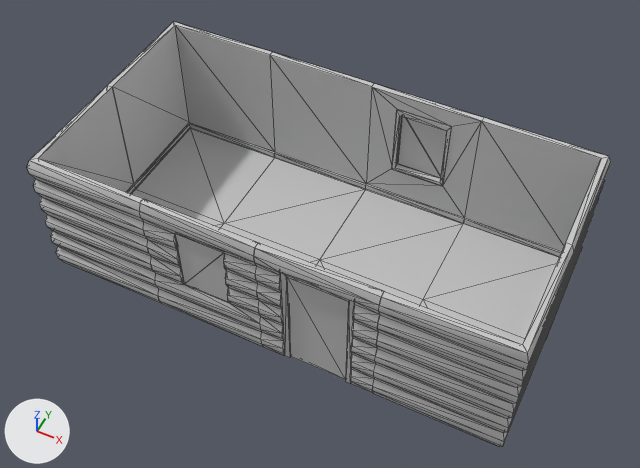
The FBX model 3D-DATA-ZombieBeaverSpil/Assets/3DModels/HouseSetup01.FBX: old version first, new version second.
Both versions are drawn from a 50 mm camera at (6.4, -14.58, 12.23) aimed at (1.85, -5.49, 0.86). The lights are fixed; the arrows at lower left show +X, +Y and +Z. Mesh edges are drawn as thin lines. Where no turn or scale is listed for an object, it has been applied to the vertices. Vertices at the same position are counted once.
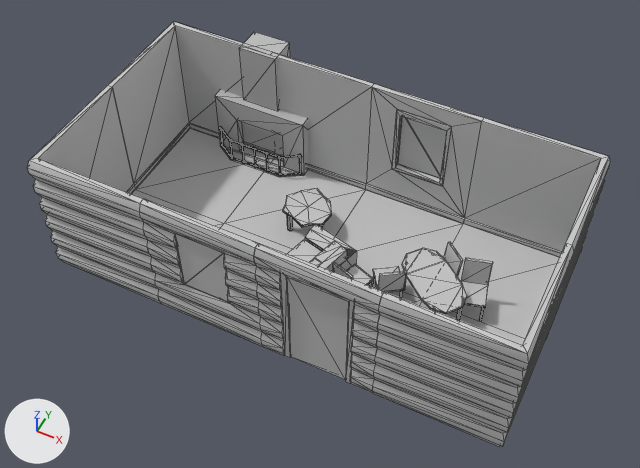
The newer file is also turned or shifted as a whole; pictures and numbers use the older file's frame.

Pixel boxes (x1, y1, x2, y2) of what changed, in the pictures (640 x 468 px):
'Box001', reshaped
    before: (27, 22, 611, 446)
    after: (27, 22, 611, 447)
part 1 of me_mesh, added
    after: (239, 32, 290, 111)
part 2 of me_mesh, built on
    before: (157, 279, 281, 332)
    after: (155, 90, 493, 339)

The edits, one by one:
Material 'Material #2' (mat_material__2) is new.
Its base color is (0.502, 0.502, 0.502) (grey #bcbcbc).
Its roughness is 0.859.
Material 'Material #3' (mat_material__3) is new.
Its base color is (0.03, 0.03, 0.03) (black #303030).
Its roughness is 0.6.
me_mesh is used by ob_box001; location (1.78, -5.36, 0.0).
me_mesh had 612 vertices, 782 faces and spanned x -4.15..4.15, y -2.15..2.15, z 0.0..2.5.
me_mesh now has 1334 vertices, 1962 faces and spans x -4.15..4.15, y -2.15..2.76, z -0.02..2.5.
me_mesh part 1: a new loose piece, a box spanning x -2.59..-1.86, y 1.94..2.49, z 1.3..2.5, in mat_material__2 (grey #bcbcbc).
me_mesh part 2: 5 vertices moved from x -2.0..2.0, y -2.15..2.15, z 0.42..1.81 to x -2.0..2.0, y -2.15..2.15, z 0.41..1.8; 5 vertices removed from x -2.0..2.0, y -2.15..2.15, z 0.42..1.81; 719 vertices added at x -3.15..3.08, y -2.15..2.76, z -0.02..1.8.
me_mesh now uses material mat_material__2 (grey #bcbcbc).
me_mesh now uses material mat_material__3 (black #303030).
